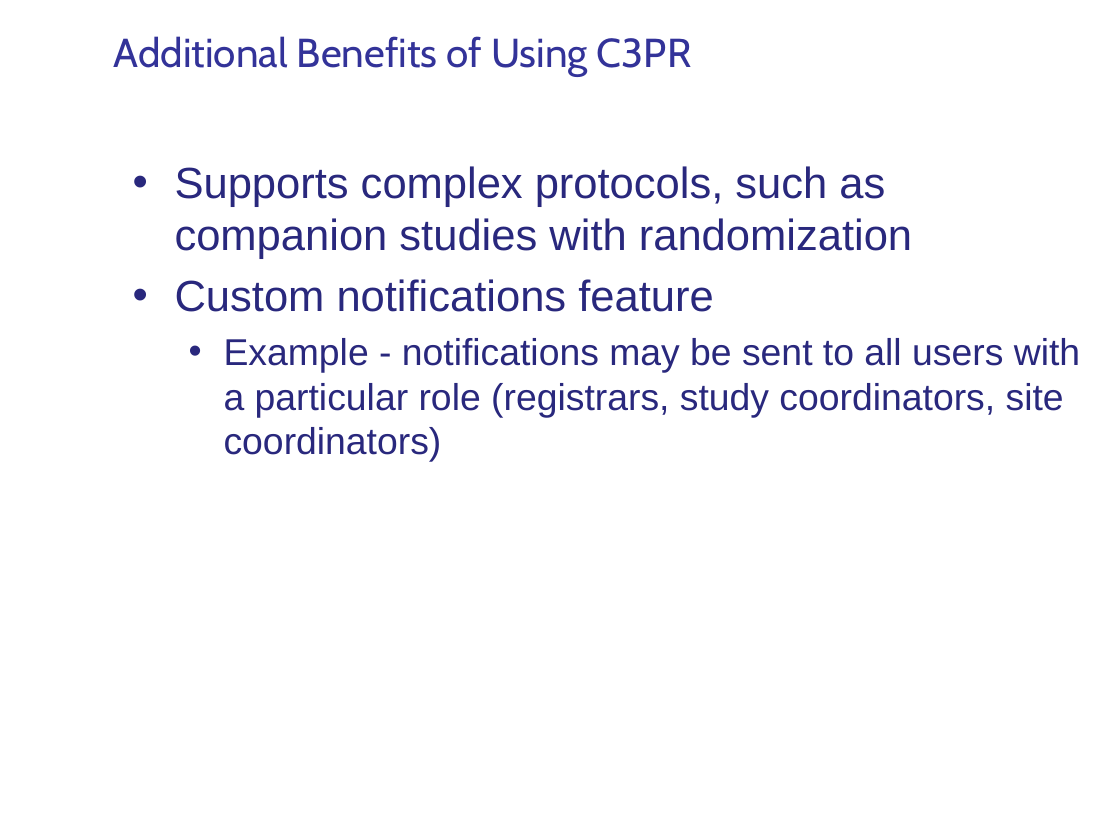
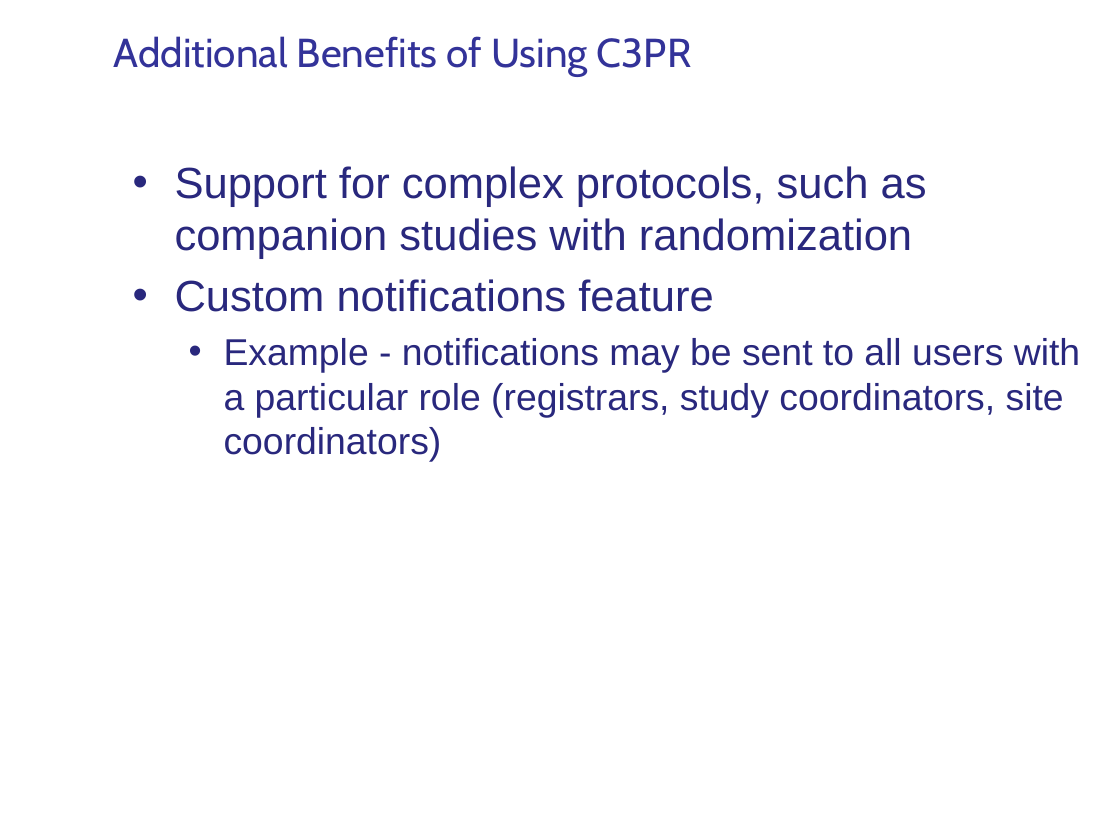
Before and after one commit to NCIP/c3pr-docs, a slide deck: slide 7 of documentation/presentations/20091210_c3pr_city_of_hope_demo/caBIG_C3PR Demo_Slides_CityofHope_wsw.pptx. Drawn at 1120x840 pixels with LibreOffice and Linux fonts; fonts in the diff are those of the drawing; background and template pictures are left out. Boxes give left, top, right and bottom in pixels: in the first picture for what was removed or moved away, otherwise in the second. Text is boxed around its words. In the diff, an @@ line names an element or a change of style, - is before the commit and + after.

Commit message:
Additional edits

```diff
--- a/documentation/presentations/20091210_c3pr_city_of_hope_demo/caBIG_C3PR Demo_Slides_CityofHope_wsw.pptx
+++ b/documentation/presentations/20091210_c3pr_city_of_hope_demo/caBIG_C3PR Demo_Slides_CityofHope_wsw.pptx
@@ text at bbox=[175, 166, 927, 259]: text changed @@
-• Supports complex protocols, such as companion studies with randomization
+• Support for complex protocols, such as companion studies with randomization
```
